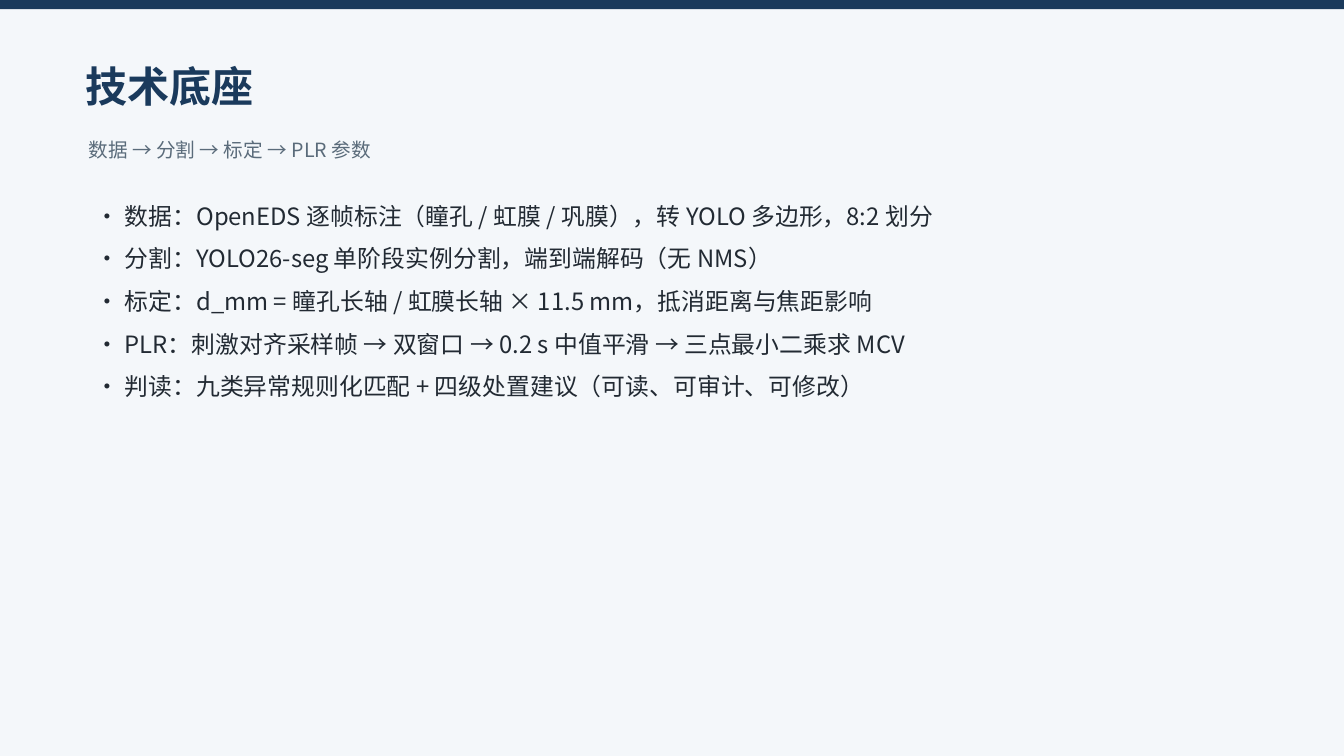
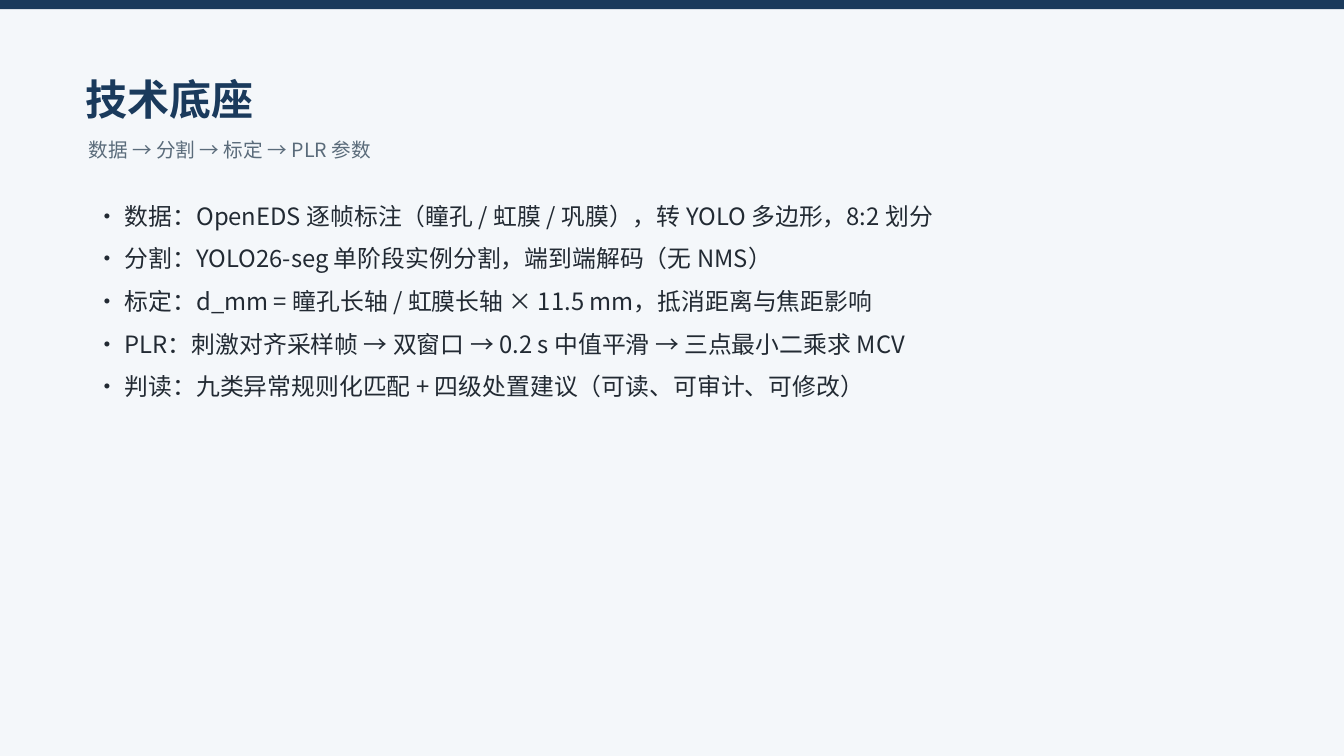
Before and after one commit to pupil-recognization-web/pupil-recognition-web-pro, a slide deck: slide 4 of docs/05_双版本介绍.pptx. Drawn at 1344x756 pixels with LibreOffice and Linux fonts; fonts in the diff are those of the drawing. Boxes give left, top, right and bottom in pixels: in the first picture for what was removed or moved away, otherwise in the second. Text is boxed around its words. In the diff, an @@ line names an element or a change of style, - is before the commit and + after.

```diff
--- a/docs/05_双版本介绍.pptx
+++ b/docs/05_双版本介绍.pptx
@@ title "技术底座" at box(86, 79, 254, 119): vertical alignment top to middle @@
```
Also in this commit, not shown: 12 other slides changed.
